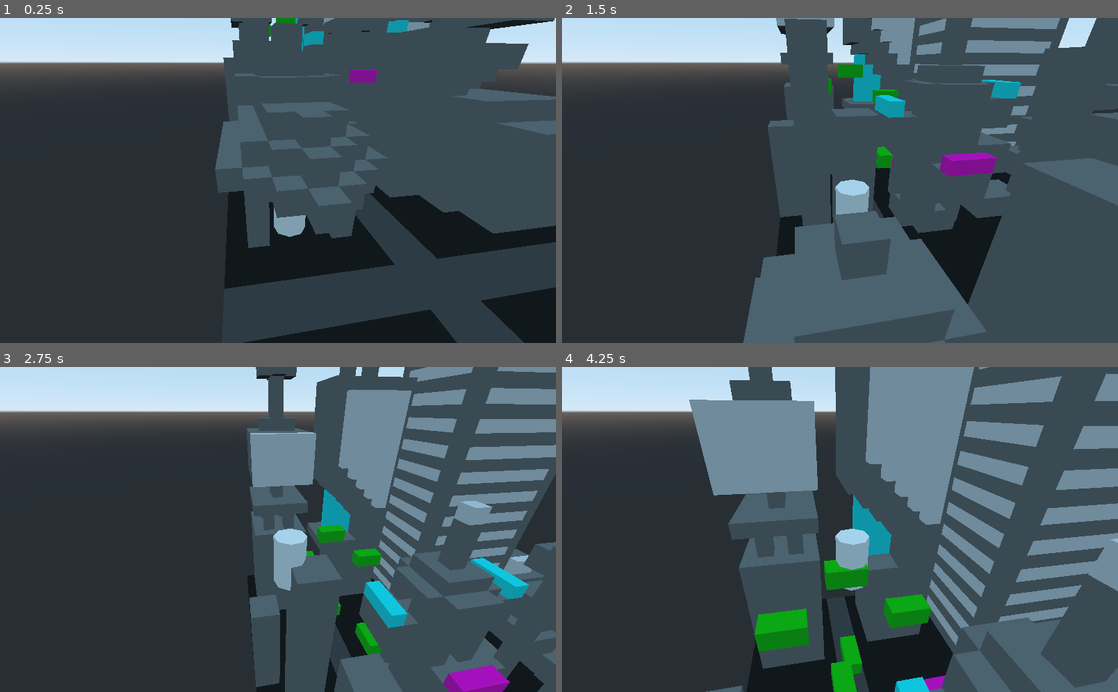
Above: before the commit, frames 1-4 (two rows, left to right).
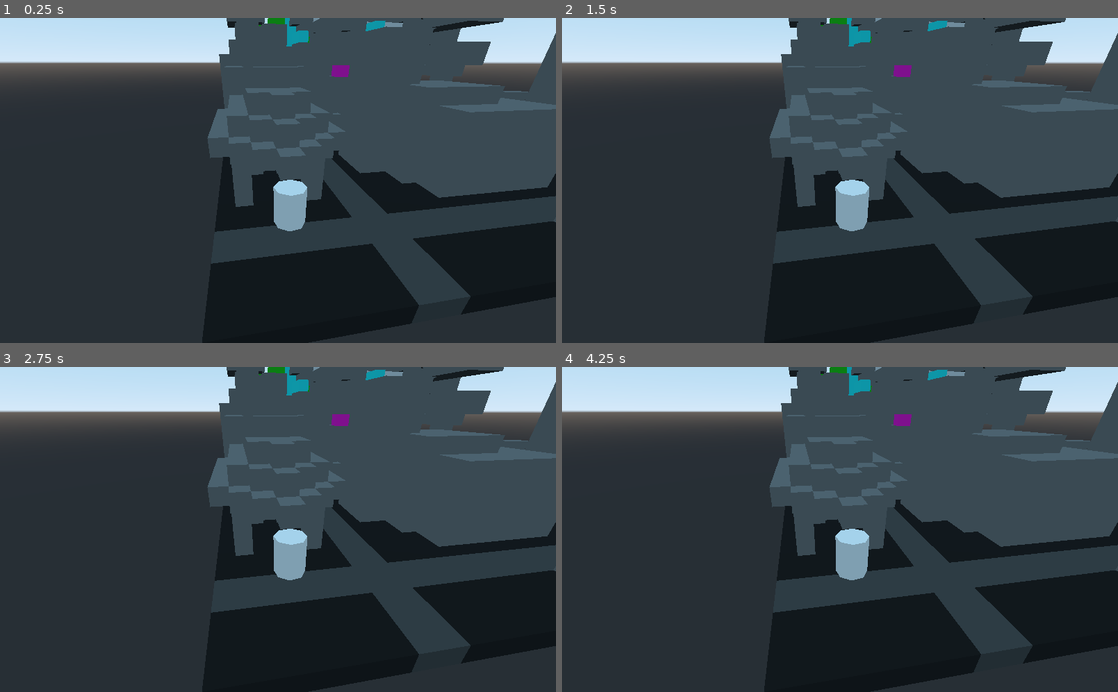
Above: after the commit, the same moments.

Repository: aZaamBie/OutrunDebt
Game: Godot game, scene res://Board.tscn
The game is run twice, just before and just after one commit, with the same random seed, the same clock (stepped at 60 frames per second) and the same inputs.
Inputs (mouse positions are in pixels of both pictures, inside the frame that each line leads up to):
- Up to frame 1 (0.25 s): no input
- Up to frame 2 (1.5 s): move the mouse to (962, 164) at 0.52 s; click (962, 164) at 0.67 s; move the mouse to (728, 196) at 1.27 s; click (728, 196) at 1.42 s
- Up to frame 3 (2.75 s): move the mouse to (333, 458) at 2.02 s; click (333, 458) at 2.17 s
- Up to frame 4 (4.25 s): move the mouse to (812, 594) at 2.77 s; click (812, 594) at 2.92 s; move the mouse to (1006, 578) at 3.52 s; click (1006, 578) at 3.67 s

The runs differ from the first frame. In frame 1, 26% of the frame differs, in the area x 36-100%, y 0-100%; in frame 2, 37%; in frame 3, 43%; in frame 4, 49%, in the area x 22-100%, y 0-100%.
Error before the commit: Error connecting to signal: move_ready during yield(). (res://Player.gd:17)

Commit message:
turns

Diff:
--- a/Board.tscn
+++ b/Board.tscn
@@ -1,20 +1,15 @@
-[gd_scene load_steps=8 format=2]
+[gd_scene load_steps=6 format=2]
 
 [ext_resource path="res://assets/outruncity.obj" type="ArrayMesh" id=1]
 [ext_resource path="res://Banker.gd" type="Script" id=2]
-[ext_resource path="res://Player.gd" type="Script" id=3]
-[ext_resource path="res://PlayerFinances.gd" type="Script" id=4]
-[ext_resource path="res://BoardPlaces.gd" type="Script" id=5]
+[ext_resource path="res://TurnManager.gd" type="Script" id=3]
+[ext_resource path="res://Player.tscn" type="PackedScene" id=4]
 
 [sub_resource type="Curve3D" id=1]
 _data = {
 "points": PoolVector3Array( 0.840907, -0.722002, 0.945104, -0.840907, 0.722002, -0.945104, 1.84871, -19.162, -2.6027, 0 …(5281 unchanged characters)…
 "tilts": PoolRealArray( 0, 0, 0, 0, 0, 0, 0, 0, 0, 0, 0, 0, 0, 0, 0, 0, 0, 0, 0, 0, 0, 0, 0, 0, 0, 0, 0, 0, 0, 0, 0, 0, 0, 0, 0, 0, 0, 0, 0, 0, 0, 0, 0, 0, 0, 0, 0, 0, 0, 0, 0, 0, 0, 0, 0, 0, 0, 0, 0, 0 )
 }
-
-[sub_resource type="CapsuleShape" id=2]
-radius = 0.368119
-height = 0.674123
 
 [node name="Board" type="Spatial"]
 
@@ -28,6 +23,9 @@
 [node name="Banker" type="Node" parent="City"]
 script = ExtResource( 2 )
 
+[node name="TurnManager" type="Node" parent="City"]
+script = ExtResource( 3 )
+
 [node name="Path" type="Path" parent="City"]
 transform = Transform( 1, 0, 0, 0, 1, 0, 0, 0, 1, 0, 20, 0 )
 curve = SubResource( 1 )
@@ -35,41 +33,10 @@
 "_edit_lock_": true
 }
 
-[node name="Player" type="PathFollow" parent="City/Path"]
-transform = Transform( 0.186076, 0, 0.982478, 0, 1, 0, -0.982499, 0, 0.186072, 1.84835, 0.0137653, -5.04393 )
-rotation_mode = 0
-script = ExtResource( 3 )
+[node name="Player1" parent="City/Path" instance=ExtResource( 4 )]
 
-[node name="Area" type="Area" parent="City/Path/Player"]
-editor/display_folded = true
-transform = Transform( 1, 0, -1.49012e-008, 0, 1, 0, 0, 0, 1, 0, 0, 0 )
+[node name="Player2" parent="City/Path" instance=ExtResource( 4 )]
 
-[node name="CollisionShape" type="CollisionShape" parent="City/Path/Player/Area"]
-transform = Transform( 0.999999, 1.19209e-007, 4.44089e-015, 0, -4.37114e-008, 1, 1.04308e-007, -0.999999, -4.37114e-008, 0, 0, 0 )
-shape = SubResource( 2 )
+[node name="Player3" parent="City/Path" instance=ExtResource( 4 )]
 
-[node name="CSGCylinder" type="CSGCylinder" parent="City/Path/Player"]
-transform = Transform( 0.999999, 0, -1.63913e-007, 0, 1, 0, 8.9407e-008, 0, 0.999999, 0, 0, 0 )
-radius = 0.4
-height = 1.308
-
-[node name="Camera" type="Camera" parent="City/Path/Player"]
-transform = Transform( 0.0199209, 0.452945, -0.891356, 0.000783214, 0.891494, 0.453032, 0.999858, -0.00972313, 0.0174049, -4.80456, 3.26966, -0.199098 )
-
-[node name="Finances" type="Node" parent="City/Path/Player"]
-script = ExtResource( 4 )
-
-[node name="Buy" type="Button" parent="City/Path/Player/Finances"]
-margin_right = 12.0
-margin_bottom = 20.0
-text = "Buy"
-
-[node name="Pass" type="Button" parent="City/Path/Player/Finances"]
-margin_left = 48.0209
-margin_top = -0.742592
-margin_right = 89.0209
-margin_bottom = 19.2574
-text = "Pass"
-
-[node name="BoardPlaces" type="Node" parent="City/Path"]
-script = ExtResource( 5 )
+[node name="Player4" parent="City/Path" instance=ExtResource( 4 )]
--- a/Player.gd
+++ b/Player.gd
@@ -1,21 +1,14 @@
 extends PathFollow
 
-var is_moving = true
+var move_to = 0
 onready var banker = get_node("root/Board/Banker")
 
 func _ready():
 	$Finances.connect("pay_rent", banker, "_on_player_pay_rent")
 	$Finances.connect("buy_property", banker, "_on_player_buy_property")
-	set_offset(offset + 0.1)
 
 func _process(delta):
-	# Moves player along the path
-	if is_moving:
-		set_offset(offset + 0.1)
-		print("player path offset: ", get_offset())
-	else:
-		yield(self, "move_ready")
-
-func _input(event):
-	if event is InputEventMouseButton:
-		is_moving = !is_moving
+	if move_to > offset:
+		set_offset(max(offset + 0.2 * delta, move_to))
+	elif move_to < offset:
+		set_offset(offset + 0.2 * delta)
--- /dev/null
+++ b/Player.tscn
@@ -0,0 +1,45 @@
+[gd_scene load_steps=4 format=2]
+
+[ext_resource path="res://Player.gd" type="Script" id=1]
+[ext_resource path="res://PlayerFinances.gd" type="Script" id=2]
+
+[sub_resource type="CapsuleShape" id=2]
+radius = 0.368119
+height = 0.674123
+
+[node name="Player" type="PathFollow"]
+transform = Transform( 0.186076, 0, 0.982478, 0, 1, 0, -0.982499, 0, 0.186072, 1.84835, 0.0137653, -5.04393 )
+rotation_mode = 0
+script = ExtResource( 1 )
+
+[node name="Area" type="Area" parent="."]
+editor/display_folded = true
+transform = Transform( 1, 0, -1.49012e-08, 0, 1, 0, 0, 0, 1, 0, 0, 0 )
+
+[node name="CollisionShape" type="CollisionShape" parent="Area"]
+transform = Transform( 0.999999, 1.19209e-07, 4.44089e-15, 0, -4.37114e-08, 1, 1.04308e-07, -0.999999, -4.37114e-08, 0, 0, 0 )
+shape = SubResource( 2 )
+
+[node name="CSGCylinder" type="CSGCylinder" parent="."]
+transform = Transform( 0.999999, 0, -1.63913e-07, 0, 1, 0, 8.9407e-08, 0, 0.999999, 0, 0, 0 )
+radius = 0.4
+height = 1.308
+
+[node name="Camera" type="Camera" parent="."]
+transform = Transform( 0.0199209, 0.452945, -0.891356, 0.000783214, 0.891494, 0.453032, 0.999858, -0.00972313, 0.0174049, -4.80456, 3.26966, -0.199098 )
+
+[node name="Finances" type="Node" parent="."]
+editor/display_folded = true
+script = ExtResource( 2 )
+
+[node name="Buy" type="Button" parent="Finances"]
+margin_right = 12.0
+margin_bottom = 20.0
+text = "Buy"
+
+[node name="Pass" type="Button" parent="Finances"]
+margin_left = 48.0209
+margin_top = -0.742592
+margin_right = 89.0209
+margin_bottom = 19.2574
+text = "Pass"
--- /dev/null
+++ b/TurnManager.gd
@@ -0,0 +1,19 @@
+extends Node
+
+var current_player
+var current_player_num
+onready var path = get_node("/root/Board/City/Path")
+
+func _ready():
+	current_player = path.get_node("Player1")
+	current_player_num = 1
+
+func _process(delta):
+	if current_player.offset == current_player.move_to:
+		current_player_num += 1
+		if current_player_num > 4:
+			current_player_num = 1
+		current_player = path.get_node("Player" + str(current_player_num))
+
+		var steps = randi() % 6 + 1
+		current_player.move_to = current_player.offset
--- a/project.godot
+++ b/project.godot
@@ -19,6 +19,10 @@
 run/main_scene="res://Board.tscn"
 config/icon="res://icon.png"
 
+[autoload]
+
+BoardPlaces="*res://BoardPlaces.gd"
+
 [rendering]
 
 environment/default_environment="res://default_env.tres"
